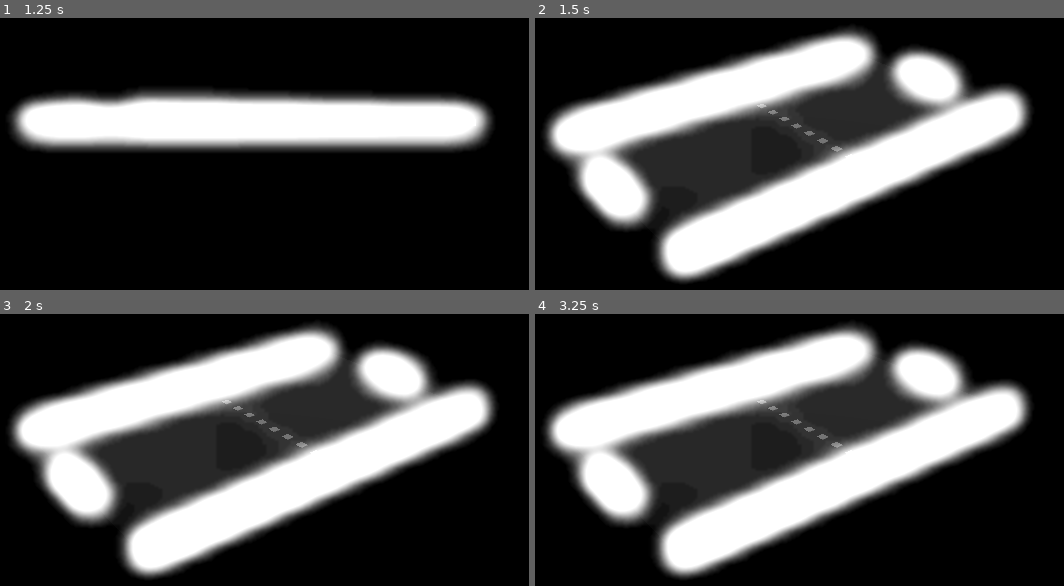
Above: before the commit, frames 1-4 (two rows, left to right).
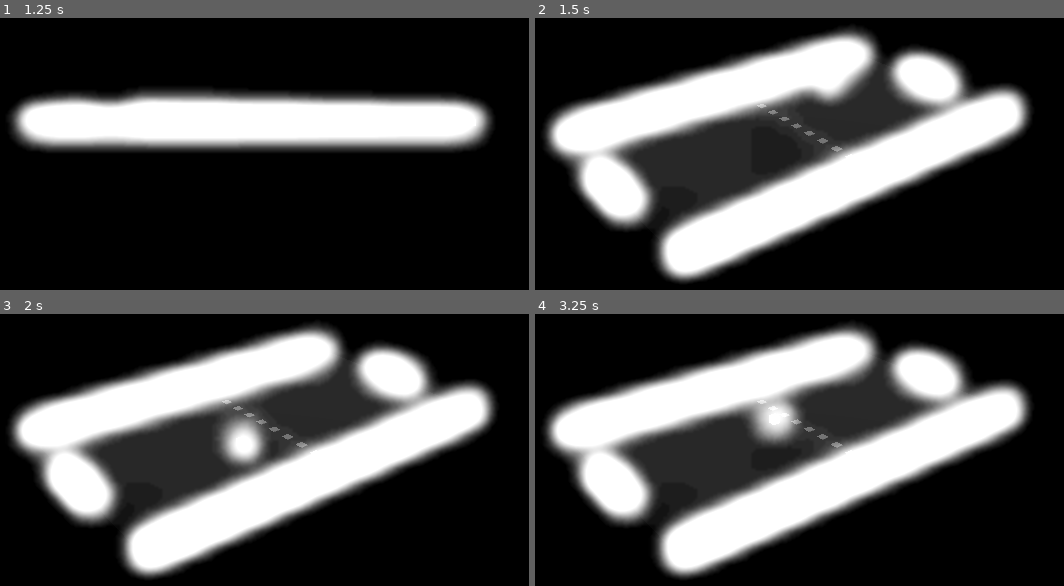
Above: after the commit, the same moments.

Repository: andersonmadeira/3d-pong-gd
Game: Godot game, scene res://scenes/game.tscn
Same seed, same stepped clock (60 frames per second), same inputs: the game is played once before the commit and once after it.
Inputs (mouse positions are in pixels of both pictures, inside the frame that each line leads up to):
- Up to frame 1 (1.25 s): tap Enter at 0.5 s; move the mouse to (439, 105) at 0.52 s; hold G (generate, bound only after the commit) from 0.53 s (still down); click (439, 105) at 0.67 s
- Up to frame 2 (1.5 s): tap Space at 1.25 s; move the mouse to (635, 148) at 1.27 s; release G (generate, bound only after the commit) at 1.28 s; tap Up (camera_rotate_down) at 1.35 s; click (635, 148) at 1.42 s
- Up to frame 3 (2 s): tap G (generate, bound only after the commit) at 1.55 s
- Up to frame 4 (3.25 s): move the mouse to (878, 324) at 2.02 s; hold G (generate, bound only after the commit) 2.03-2.78 s; tap Left (camera_rotate_left) at 2.1 s; click (878, 324) at 2.17 s; move the mouse to (757, 512) at 2.77 s; tap Right (camera_rotate_right) at 2.85 s; click (757, 512) at 2.92 s; tap G (generate, bound only after the commit) at 3.05 s

Frame 1 is identical in both runs. In frame 2, 0.7% of the frame differs, in the area x 51-62%, y 20-32%; in frame 3, 1.6%, in the area x 40-51%, y 36-57%; in frame 4, 1.5%.

Commit message:
Score area, ball starting towards random direction

Diff:
--- a/project.godot
+++ b/project.godot
@@ -41,6 +41,11 @@
 "events": [Object(InputEventKey,"resource_local_to_scene":false,"resource_name":"","device":-1,"window_id":0,"alt_press …(195 unchanged characters)…
 ]
 }
+generate={
+"deadzone": 0.5,
+"events": [Object(InputEventKey,"resource_local_to_scene":false,"resource_name":"","device":-1,"window_id":0,"alt_pressed":false,"shift_pressed":false,"ctrl_pressed":false,"meta_pressed":false,"pressed":false,"keycode":0,"physical_keycode":71,"key_label":0,"unicode":103,"location":0,"echo":false,"script":null)
+]
+}
 
 [rendering]
 
--- /dev/null
+++ b/scenes/ball.gd
@@ -0,0 +1,44 @@
+extends CharacterBody3D
+class_name Ball
+
+@export var min_start_angle := 30.0
+@export var max_start_angle := 70.0
+
+@onready var debug_mesh: MeshInstance3D = $DebugMesh
+
+const SPEED = 15.0
+
+var rand := RandomNumberGenerator.new()
+
+var _direction := Vector3.ZERO
+
+func _ready() -> void:
+	_reset()
+
+func _unhandled_input(event: InputEvent) -> void:
+	if event.is_action_pressed("generate"):
+		_reset()
+
+## Generates a random
+func _reset() -> void:
+	global_position.z = 0
+	global_position.x = 0
+
+	# debug_mesh.global_position = _get_random_direction() * 5
+	_direction = _get_random_direction()
+
+func _get_random_direction() -> Vector3:
+	var xDirection = -1 if rand.randf() >= 0.5 else 1
+	var yDirection = -1 if rand.randf() >= 0.5 else 1
+	var angle = rand.randf_range(min_start_angle, max_start_angle)
+
+	var x = cos(deg_to_rad(angle)) * xDirection
+	var y = sin(deg_to_rad(angle)) * yDirection
+
+	return Vector3(x, global_position.y, y)
+
+func _physics_process(_delta: float) -> void:
+	velocity.x = _direction.x * SPEED
+	velocity.z = _direction.z * SPEED
+
+	move_and_slide()
--- a/scenes/game.tscn
+++ b/scenes/game.tscn
@@ -1,9 +1,12 @@
-[gd_scene load_steps=9 format=3 uid="uid://bh8wwbvjdhxqj"]
+[gd_scene load_steps=16 format=3 uid="uid://bh8wwbvjdhxqj"]
 
 [ext_resource type="PackedScene" uid="uid://ddxfgti0l485o" path="res://scenes/paddle.tscn" id="1_4guxq"]
 [ext_resource type="Script" path="res://scripts/camera_controller.gd" id="1_beint"]
+[ext_resource type="Script" path="res://scripts/game.gd" id="1_sdrpa"]
+[ext_resource type="Script" path="res://scenes/ball.gd" id="2_8mrv3"]
 [ext_resource type="Material" uid="uid://dqyrnk2rssj8" path="res://materials/white_material.tres" id="2_ed052"]
 [ext_resource type="Material" uid="uid://4oeq23eefftj" path="res://scenes/gray_material.tres" id="3_8xjim"]
+[ext_resource type="PackedScene" uid="uid://blo0h8pymkyiw" path="res://scenes/score_area.tscn" id="6_jmqs8"]
 
 [sub_resource type="Sky" id="Sky_lpvbp"]
 
@@ -17,6 +20,16 @@
 glow_strength = 0.52
 glow_bloom = 1.0
 
+[sub_resource type="SphereMesh" id="SphereMesh_vemqe"]
+
+[sub_resource type="StandardMaterial3D" id="StandardMaterial3D_rqvys"]
+shading_mode = 0
+albedo_color = Color(1, 0, 0, 1)
+
+[sub_resource type="BoxShape3D" id="BoxShape3D_e4g8o"]
+
+[sub_resource type="BoxMesh" id="BoxMesh_6rryo"]
+
 [sub_resource type="StandardMaterial3D" id="StandardMaterial3D_rjfsb"]
 albedo_color = Color(0.0475577, 0.0475576, 0.0475576, 1)
 metallic = 0.74
@@ -26,6 +39,7 @@
 size = Vector3(1, 0.1, 1)
 
 [node name="Game" type="Node3D"]
+script = ExtResource("1_sdrpa")
 
 [node name="WorldEnvironment" type="WorldEnvironment" parent="."]
 environment = SubResource("Environment_lidns")
@@ -51,6 +65,24 @@
 
 [node name="Level" type="Node3D" parent="."]
 
+[node name="Ball" type="CharacterBody3D" parent="Level"]
+transform = Transform3D(1, 0, 0, 0, 1, 0, 0, 0, 1, 0, 0.5, 0)
+script = ExtResource("2_8mrv3")
+
+[node name="DebugMesh" type="MeshInstance3D" parent="Level/Ball"]
+transform = Transform3D(0.5, 0, 0, 0, 0.5, 0, 0, 0, 0.5, 0, 1, 0)
+visible = false
+mesh = SubResource("SphereMesh_vemqe")
+skeleton = NodePath("../../..")
+surface_material_override/0 = SubResource("StandardMaterial3D_rqvys")
+
+[node name="CollisionShape3D" type="CollisionShape3D" parent="Level/Ball"]
+shape = SubResource("BoxShape3D_e4g8o")
+
+[node name="MeshInstance3D" type="MeshInstance3D" parent="Level/Ball"]
+mesh = SubResource("BoxMesh_6rryo")
+surface_material_override/0 = ExtResource("2_ed052")
+
 [node name="Paddle1" parent="Level" instance=ExtResource("1_4guxq")]
 transform = Transform3D(1, 0, 0, 0, 1, 0, 0, 0, 1, 0, 0.5, 24)
 
@@ -59,11 +91,13 @@
 
 [node name="Wall1" type="CSGBox3D" parent="Level"]
 transform = Transform3D(1, 0, 0, 0, 1, 0, 0, 0, 1, -14, 0.5, 0)
+use_collision = true
 size = Vector3(1, 1, 48)
 material = ExtResource("2_ed052")
 
 [node name="Wall2" type="CSGBox3D" parent="Level"]
 transform = Transform3D(1, 0, 0, 0, 1, 0, 0, 0, 1, 14, 0.5, 0)
+use_collision = true
 size = Vector3(1, 1, 48)
 material = ExtResource("2_ed052")
 
@@ -137,3 +171,12 @@
 mesh = SubResource("BoxMesh_k6dxl")
 skeleton = NodePath("../..")
 surface_material_override/0 = ExtResource("3_8xjim")
+
+[node name="ScoreArea" parent="Level" instance=ExtResource("6_jmqs8")]
+transform = Transform3D(1, 0, 0, 0, 1, 0, 0, 0, 1, 0, 0, 25)
+
+[node name="ScoreArea2" parent="Level" instance=ExtResource("6_jmqs8")]
+transform = Transform3D(1, 0, 0, 0, 1, 0, 0, 0, 1, 0, 0, -25)
+
+[connection signal="body_entered" from="Level/ScoreArea" to="." method="_on_score_area_body_entered"]
+[connection signal="body_entered" from="Level/ScoreArea2" to="." method="_on_score_area_body_entered"]
--- a/scenes/paddle.tscn
+++ b/scenes/paddle.tscn
@@ -3,7 +3,6 @@
 [ext_resource type="Material" uid="uid://dqyrnk2rssj8" path="res://materials/white_material.tres" id="1_mo886"]
 
 [sub_resource type="BoxShape3D" id="BoxShape3D_e4g8o"]
-size = Vector3(8, 1, 1)
 
 [sub_resource type="BoxMesh" id="BoxMesh_b46pc"]
 size = Vector3(8, 1, 1)
--- /dev/null
+++ b/scenes/score_area.tscn
@@ -0,0 +1,9 @@
+[gd_scene load_steps=2 format=3 uid="uid://blo0h8pymkyiw"]
+
+[sub_resource type="BoxShape3D" id="BoxShape3D_5hktd"]
+size = Vector3(27, 1, 2)
+
+[node name="ScoreArea" type="Area3D"]
+
+[node name="CollisionShape3D" type="CollisionShape3D" parent="."]
+shape = SubResource("BoxShape3D_5hktd")
--- /dev/null
+++ b/scripts/game.gd
@@ -0,0 +1,6 @@
+extends Node3D
+class_name Game
+
+func _on_score_area_body_entered(body: Node3D) -> void:
+	if body is Ball:
+		body._reset()
